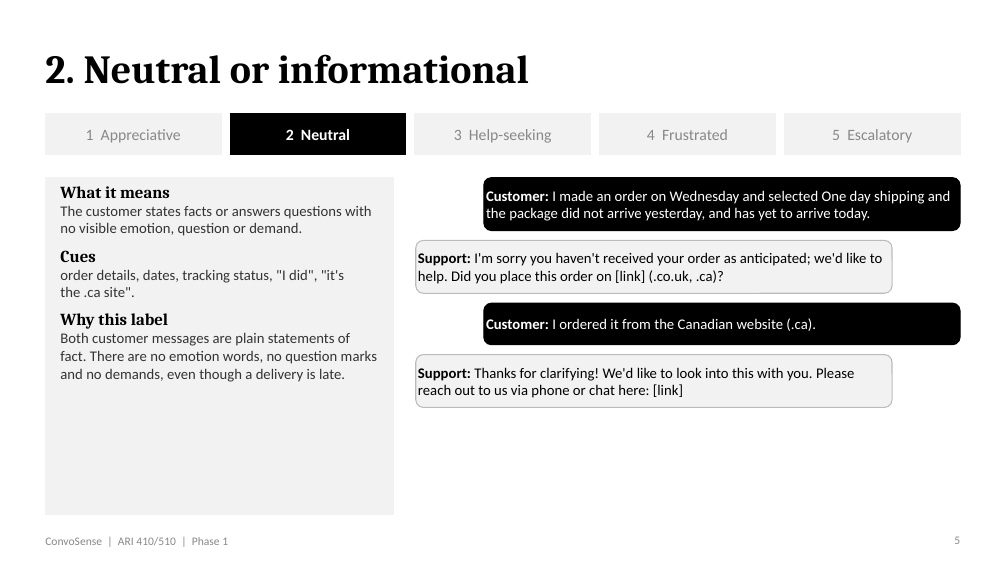
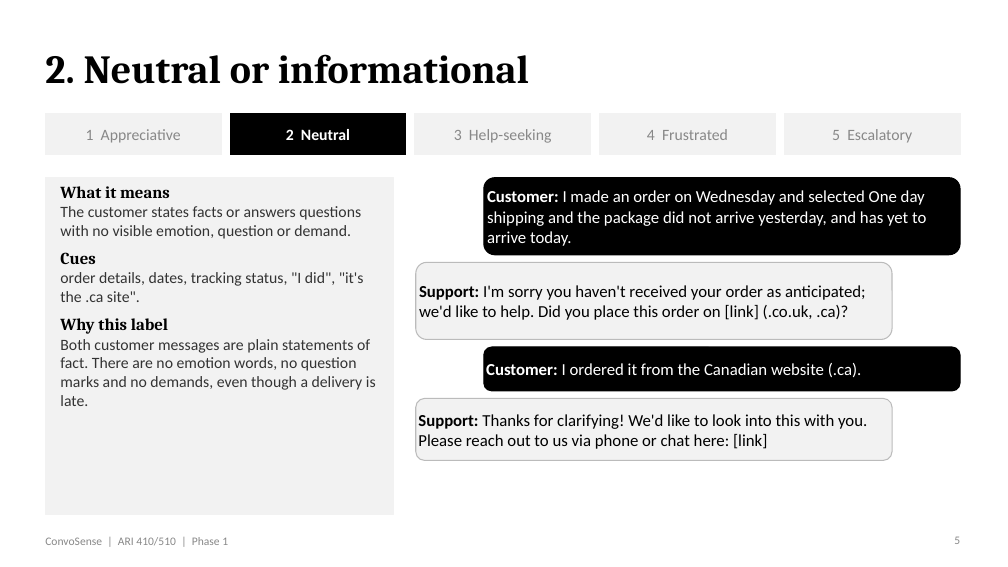
Before and after one commit to venkatrepaka-umich/ConvoSense, a slide deck: slide 5 of docs/Phase 1 PPT.pptx. Drawn at 1008x567 pixels with LibreOffice and Linux fonts; fonts in the diff are those of the drawing. Boxes give left, top, right and bottom in pixels: in the first picture for what was removed or moved away, otherwise in the second. Text is boxed around its words. In the diff, an @@ line names an element or a change of style, - is before the commit and + after.

```diff
--- a/docs/Phase 1 PPT.pptx
+++ b/docs/Phase 1 PPT.pptx
@@ rounded rectangle "Customer: I made an order ...": place and size @@
-rounded rectangle "Customer: I made an order ..." at <box>484,178,960,231</box>
+rounded rectangle "Customer: I made an order ..." at <box>484,178,960,255</box>
@@ text at <box>60,206,376,406</box>: size 14 to 15 pt @@
@@ rounded rectangle "Support: I'm sorry you haven't ...": place and size @@
-rounded rectangle "Support: I'm sorry you haven't ..." at <box>416,240,892,293</box>
+rounded rectangle "Support: I'm sorry you haven't ..." at <box>416,262,892,340</box>
@@ rounded rectangle "Customer: I ordered it from ...": place and size @@
-rounded rectangle "Customer: I ordered it from ..." at <box>484,303,960,345</box>
+rounded rectangle "Customer: I ordered it from ..." at <box>484,347,960,391</box>
@@ size 14 to 16 pt in 4 elements at <box>484,178,960,255</box>, <box>416,262,892,340</box>, <box>484,347,960,391</box>, <box>416,399,892,461</box> @@
@@ rounded rectangle "Support: Thanks for clarifying! We'd ...": place and size @@
-rounded rectangle "Support: Thanks for clarifying! We'd ..." at <box>416,355,892,408</box>
+rounded rectangle "Support: Thanks for clarifying! We'd ..." at <box>416,399,892,461</box>
```
Also in this commit, not shown: 7 other slides changed, 2 other files.
